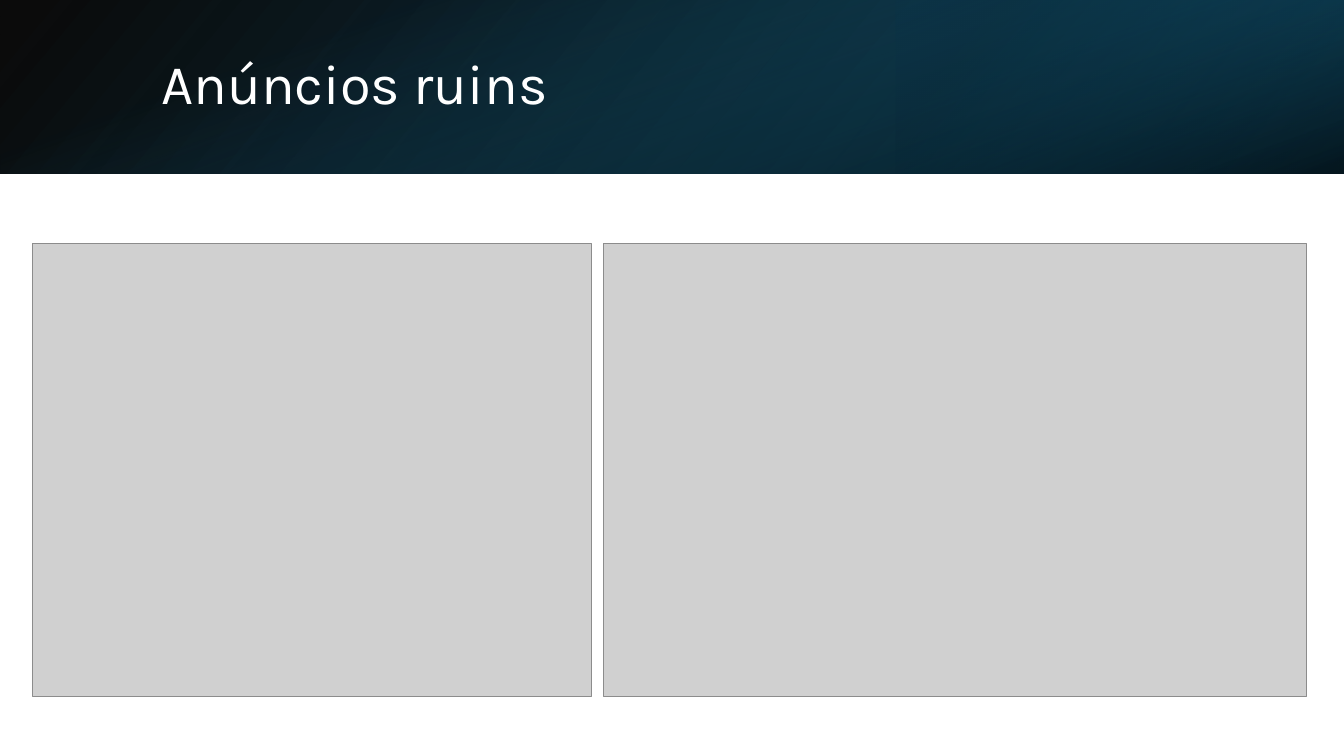
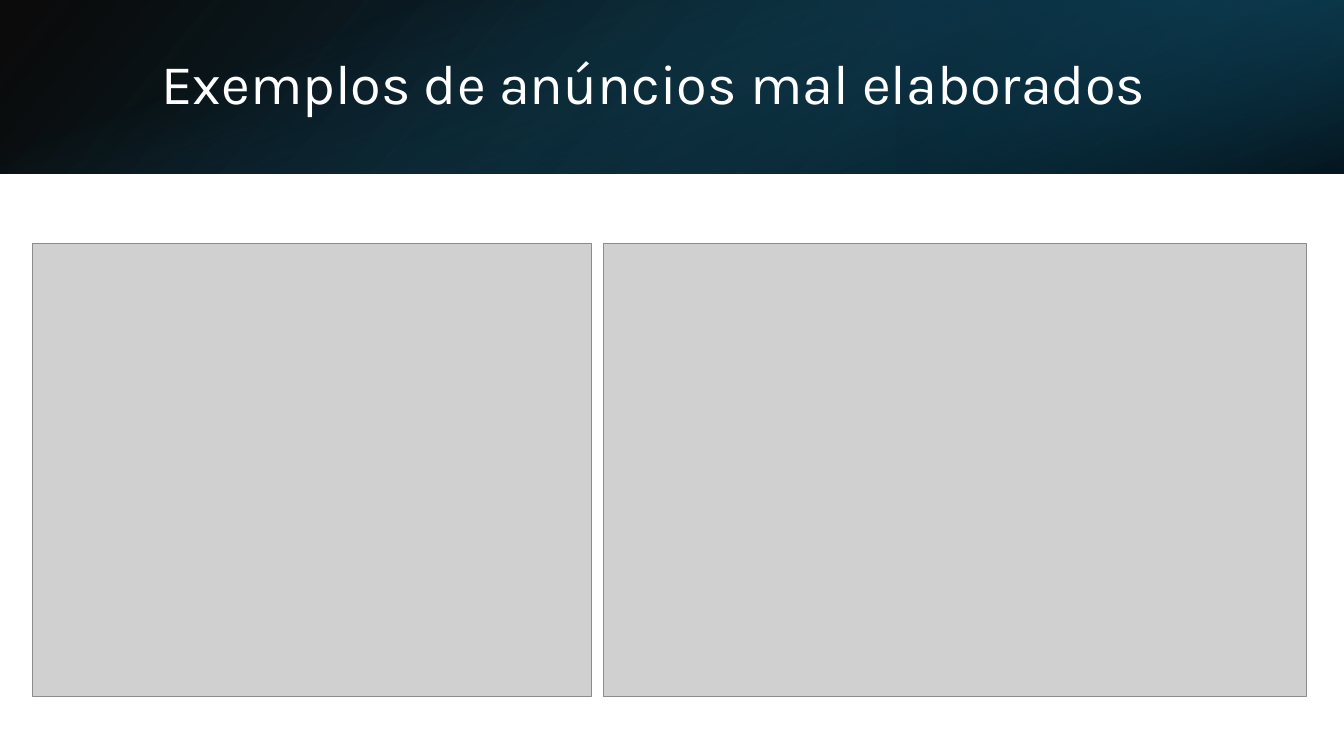
Before and after one commit to InovaFiscaliza/dados-pacp, a slide deck: slide 13 of sch/docs/Rotulagem de Anúncios.pptx (slide 11 before the commit). Drawn at 1344x756 pixels with LibreOffice and Linux fonts; fonts in the diff are those of the drawing; grey boxes stand for pictures. Boxes give left, top, right and bottom in pixels: in the first picture for what was removed or moved away, otherwise in the second. Text is boxed around its words. In the diff, an @@ line names an element or a change of style, - is before the commit and + after.

```diff
--- a/sch/docs/Rotulagem de Anúncios.pptx
+++ b/sch/docs/Rotulagem de Anúncios.pptx
@@ title at [161,61,1145,117]: text changed @@
-Anúncios ruins
+Exemplos de anúncios mal elaborados
```
Also in this commit, not shown: 8 other slides changed, 4 slides added, 4 slides removed, 2 other files.
